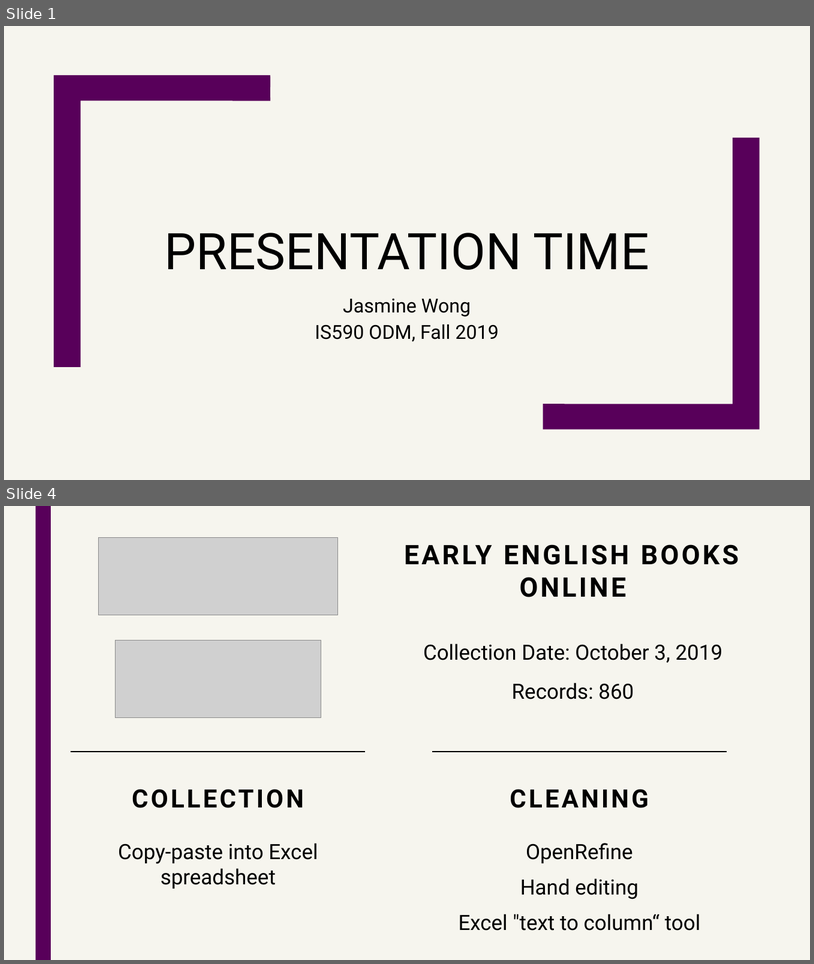
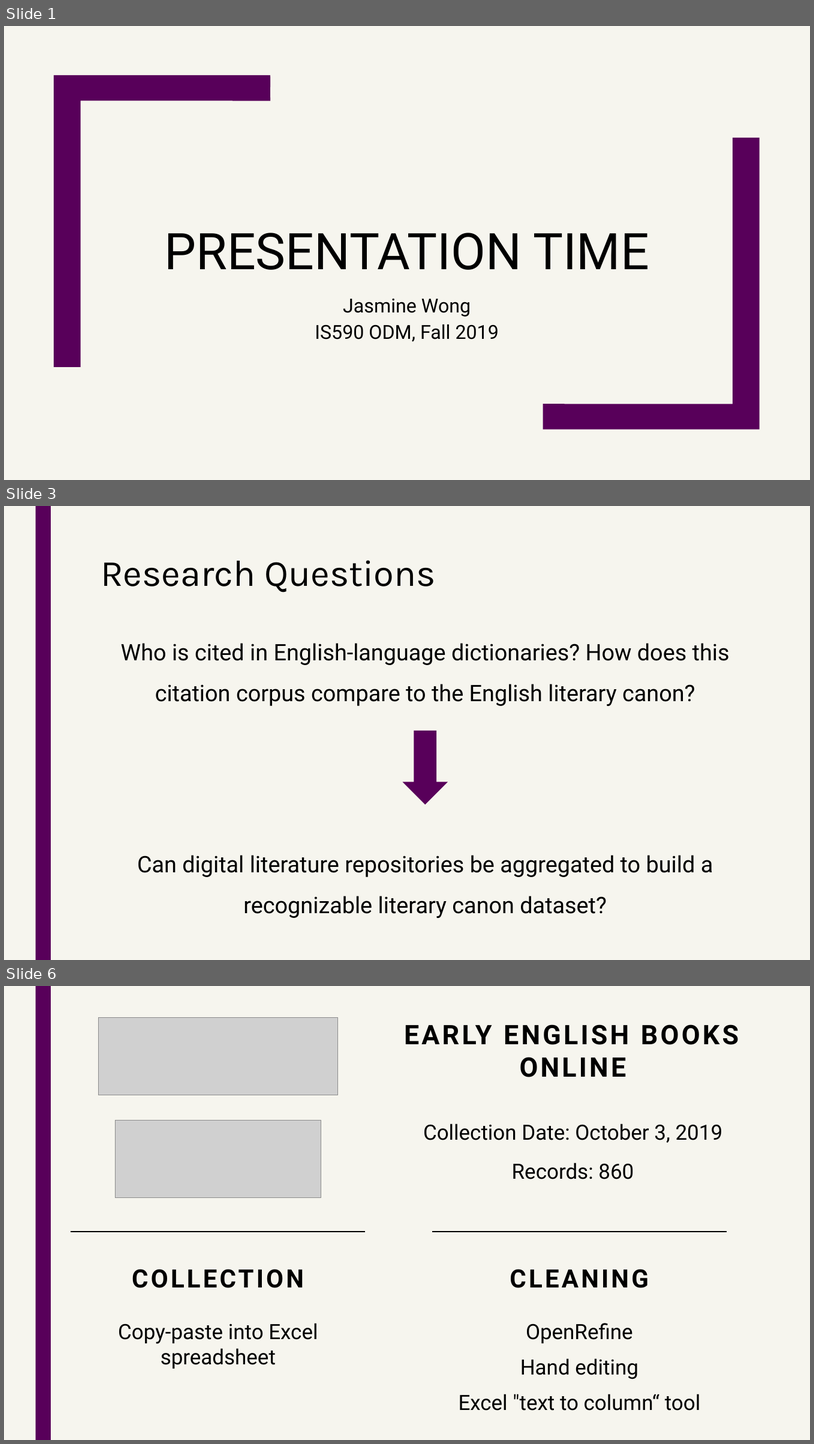
Before and after one commit to asnowmenjig/IS590-Open-Data-Mashups, a slide deck: final-deliverables/presentation-materials/presentation-slides.pptx. Shown one above the other, each under a label of ours: slides 1 and 4 before the commit, slides 1, 3 and 6 after it; the slides between them are not shown. The pictures are 814x964 and 814x1444 pixels, drawn with LibreOffice and Linux fonts; fonts in the diff are those of the drawing; grey boxes stand for pictures. Boxes give left, top, right and bottom in pixels: in the first picture for what was removed or moved away, otherwise in the second. Text is boxed around its words. In the diff, an @@ line names an element or a change of style, - is before the commit and + after.

```diff
--- a/final-deliverables/presentation-materials/presentation-slides.pptx
+++ b/final-deliverables/presentation-materials/presentation-slides.pptx
@@ slide 3 added at [4,506,810,960], background #F6F5EE; not listed: 1 template element that a slide beside it also shows @@
@@ title added at [101,560,436,592], 44 pt, text #000000 @@
+Research Questions
@@ text added at [121,643,730,706], 27 pt, text #000000 @@
+Who is cited in English-language dictionaries? How does this citation corpus compare to the English literary canon?
@@ down arrow added at [402,730,448,804], fill #58005A @@
@@ text added at [137,855,714,918], 27 pt, text #000000 @@
+Can digital literature repositories be aggregated to build a recognizable literary canon dataset?
@@ what was slide 4 is now slide 6 @@
```
Also in this commit, not shown: 4 slides changed, 9 other slides added, 5 slides removed.
